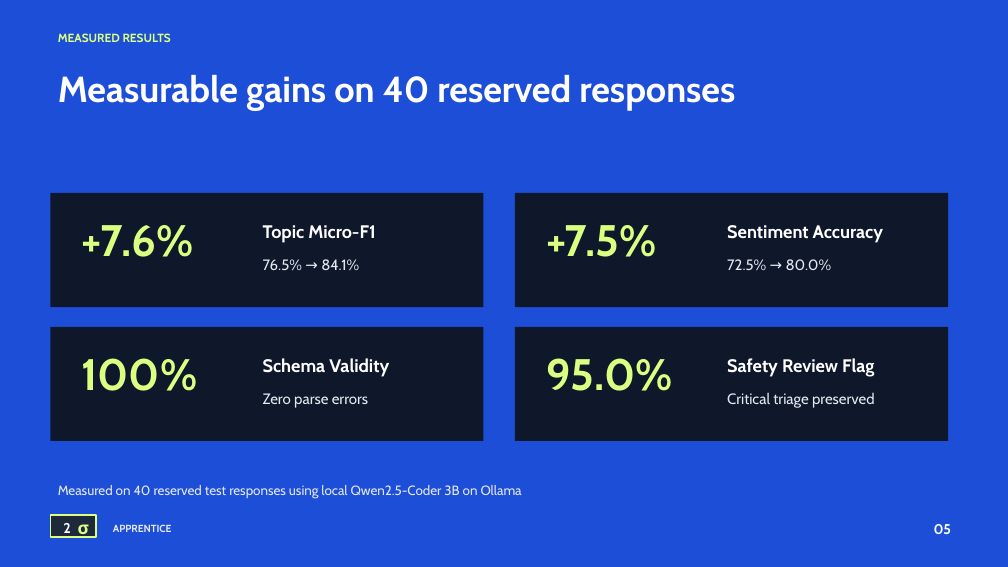
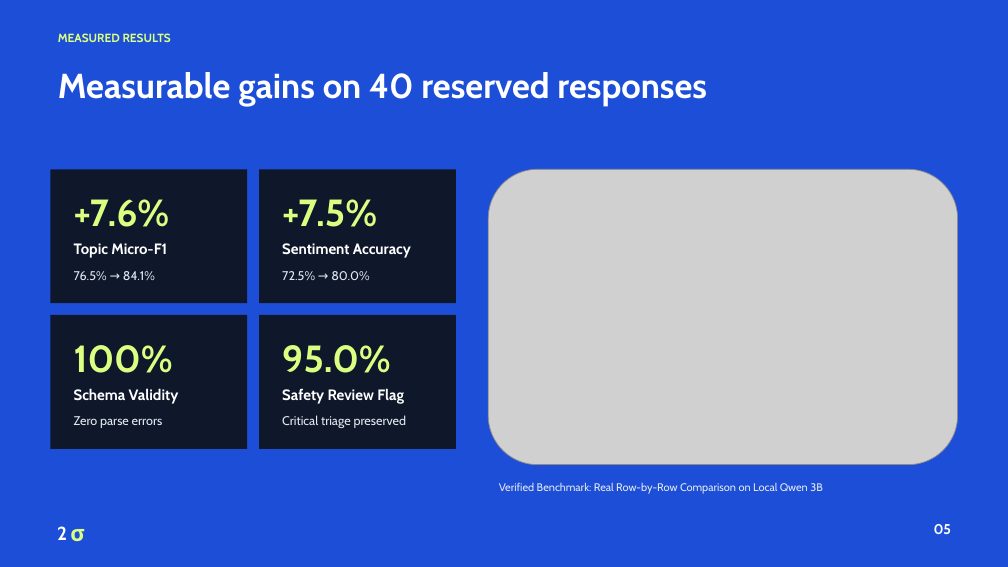
Before and after one commit to zedk1929/local-ai-job-trainer, a slide deck: slide 5 of pitch-deliverables/output/Apprentice_Draft_2.pptx. Drawn at 1008x567 pixels with LibreOffice and Linux fonts; fonts in the diff are those of the drawing; grey boxes stand for pictures. Boxes give left, top, right and bottom in pixels: in the first picture for what was removed or moved away, otherwise in the second. Text is boxed around its words. In the diff, an @@ line names an element or a change of style, - is before the commit and + after.

```diff
--- a/pitch-deliverables/output/Apprentice_Draft_2.pptx
+++ b/pitch-deliverables/output/Apprentice_Draft_2.pptx
@@ text "Measurable gains on 40 reserved ..." at (x1=58, y1=72, x2=707, y2=106): size 34.5 to 33 pt @@
@@ rectangle added at (x1=51, y1=169, x2=247, y2=303), fill #0F172A @@
@@ rectangle resized from (x1=51, y1=193, x2=484, y2=307) to (x1=259, y1=169, x2=456, y2=303) @@
@@ picture added at (x1=488, y1=169, x2=958, y2=465) @@
@@ text "+7.6%" moved from (x1=81, y1=225, x2=193, y2=257) to (x1=74, y1=199, x2=170, y2=227) @@
@@ text "+7.5%" moved from (x1=546, y1=225, x2=657, y2=257) to (x1=282, y1=199, x2=377, y2=227) @@
@@ rectangle removed at (x1=515, y1=193, x2=948, y2=307) @@
@@ text "Topic Micro-F1" moved from (x1=263, y1=225, x2=375, y2=243) to (x1=74, y1=243, x2=167, y2=258) @@
@@ text "Sentiment Accuracy" moved from (x1=727, y1=225, x2=883, y2=243) to (x1=282, y1=243, x2=411, y2=258) @@
@@ text "76.5% → 84.1%" moved from (x1=263, y1=259, x2=359, y2=270) to (x1=74, y1=271, x2=155, y2=280) @@
@@ text "72.5% → 80.0%" moved from (x1=727, y1=259, x2=832, y2=270) to (x1=282, y1=271, x2=369, y2=280) @@
@@ rectangle added at (x1=51, y1=315, x2=247, y2=449), fill #0F172A @@
@@ rectangle resized from (x1=51, y1=327, x2=484, y2=441) to (x1=259, y1=315, x2=456, y2=449) @@
@@ rectangle removed at (x1=515, y1=327, x2=948, y2=441) @@
@@ text "100%" moved from (x1=81, y1=358, x2=197, y2=391) to (x1=74, y1=345, x2=173, y2=373) @@
@@ size 42 to 36 pt in 4 elements at (x1=74, y1=345, x2=173, y2=373), (x1=74, y1=199, x2=170, y2=227), (x1=282, y1=199, x2=377, y2=227), (x1=282, y1=345, x2=391, y2=373) @@
@@ text "95.0%" moved from (x1=546, y1=358, x2=673, y2=391) to (x1=282, y1=345, x2=391, y2=373) @@
@@ text "Schema Validity" moved from (x1=263, y1=358, x2=389, y2=377) to (x1=74, y1=388, x2=179, y2=404) @@
@@ size 17.2 to 14.2 pt in 4 elements at (x1=74, y1=243, x2=167, y2=258), (x1=282, y1=243, x2=411, y2=258), (x1=74, y1=388, x2=179, y2=404), (x1=282, y1=388, x2=404, y2=404) @@
@@ text "Safety Review Flag" moved from (x1=727, y1=358, x2=874, y2=377) to (x1=282, y1=388, x2=404, y2=404) @@
@@ text "Zero parse errors" moved from (x1=263, y1=393, x2=368, y2=408) to (x1=74, y1=416, x2=163, y2=428) @@
@@ size 14.2 to 12 pt in 4 elements at (x1=74, y1=271, x2=155, y2=280), (x1=282, y1=271, x2=369, y2=280), (x1=74, y1=416, x2=163, y2=428), (x1=282, y1=415, x2=407, y2=428) @@
@@ text "Critical triage preserved" moved from (x1=727, y1=393, x2=875, y2=408) to (x1=282, y1=415, x2=407, y2=428) @@
@@ text removed at (x1=58, y1=485, x2=522, y2=499) @@
-Measured on 40 reserved test responses using local Qwen2.5-Coder 3B on Ollama
@@ text added at (x1=499, y1=482, x2=823, y2=494), 10.5 pt, text #E2E8F0 @@
+Verified Benchmark: Real Row-by-Row Comparison on Local Qwen 3B
@@ text "2" at (x1=57, y1=526, x2=67, y2=540): size 13.5 to 18 pt @@
@@ rectangle removed at (x1=51, y1=515, x2=96, y2=537) @@
@@ text "σ" moved from (x1=78, y1=524, x2=89, y2=540) to (x1=70, y1=529, x2=84, y2=541) @@
@@ text "σ" at (x1=70, y1=529, x2=84, y2=541): size 16.5 to 21 pt @@
@@ text removed at (x1=113, y1=524, x2=172, y2=532) @@
-APPRENTICE
```
Also in this commit, not shown: 5 other slides changed, 12 other files.
